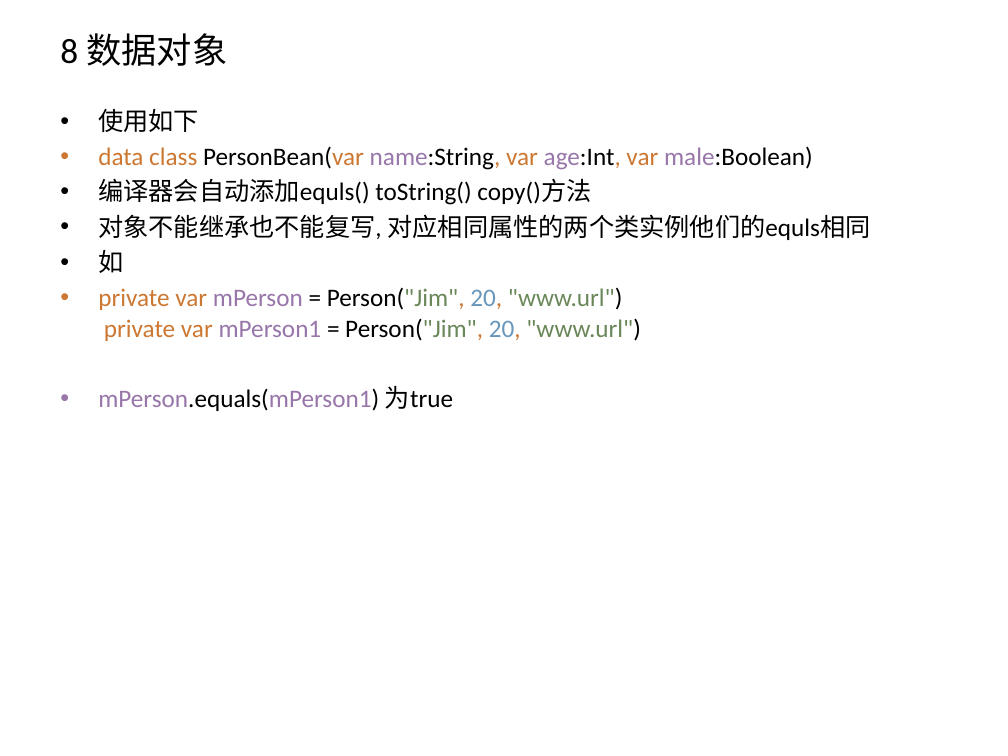
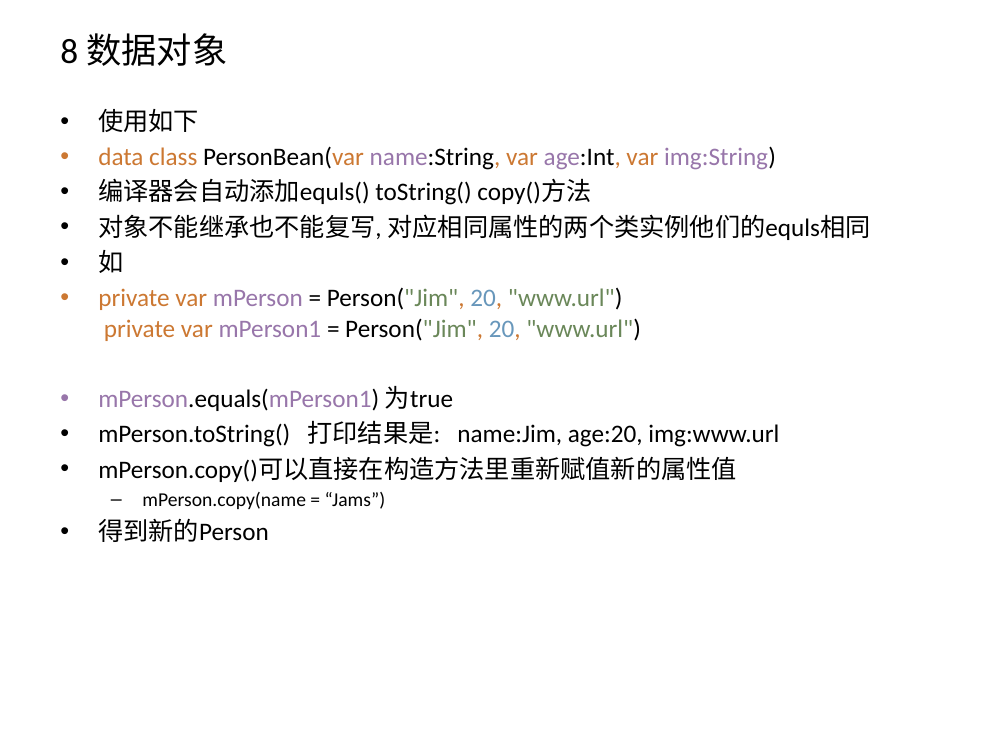
Before and after one commit to zxf2871/KotlinStudy, a slide deck: slide 21 of Kotlin初探.pptx. Drawn at 1008x756 pixels with LibreOffice and Linux fonts; fonts in the diff are those of the drawing. Boxes give left, top, right and bottom in pixels: in the first picture for what was removed or moved away, otherwise in the second. Text is boxed around its words. In the diff, an @@ line names an element or a change of style, - is before the commit and + after.

```diff
--- a/Kotlin初探.pptx
+++ b/Kotlin初探.pptx
@@ text at [98,146,776,170]: text changed @@
-• data class PersonBean(var name:String, var age:Int, var male:Boolean)
+• data class PersonBean(var name:String, var age:Int, var img:String)
@@ text at [98,420,779,542]: paragraphs added @@
+• mPerson.toString() 打印结果是: name:Jim, age:20, img:www.url
+• mPerson.copy()可以直接在构造方法里重新赋值新的属性值
+  – mPerson.copy(name = “Jams”)
+• 得到新的Person
```
Also in this commit, not shown: 5 other slides changed, 1 slide added, 2 slides removed.
